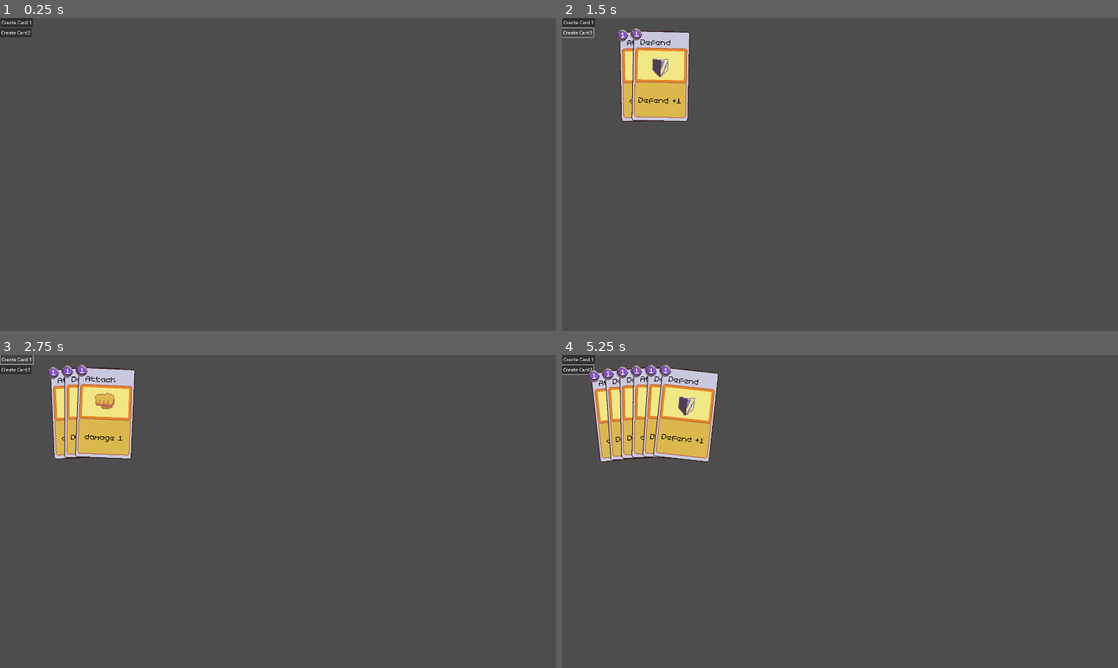
Above: before the commit, frames 1-4 (two rows, left to right).
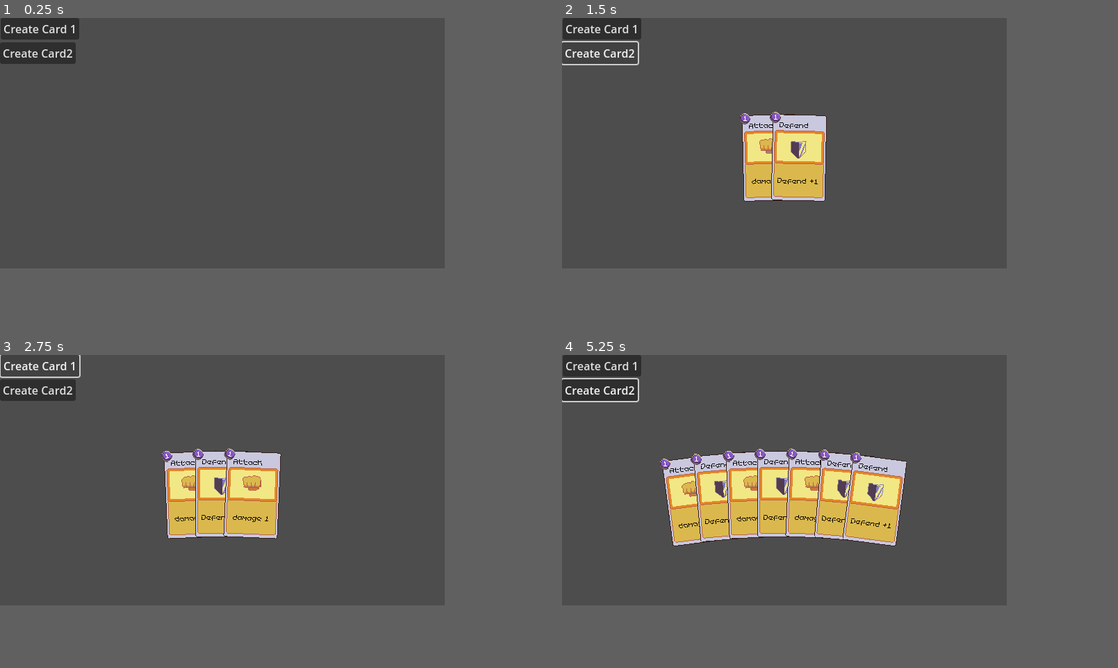
Above: after the commit, the same moments.

Repository: real-ezTheDev/rogue-like-deckbuilder-tutorial
Game: Godot game, scene res://scenes/deck_n_hand.tscn
Same seed, same stepped clock (60 frames per second), same inputs: the game is played once before the commit and once after it.
Inputs (mouse positions are in pixels of both pictures, inside the frame that each line leads up to):
- Up to frame 1 (0.25 s): no input
- Up to frame 2 (1.5 s): click "Create Card 1" at 0.5 s; click "Create Card2" at 1.25 s
- Up to frame 3 (2.75 s): click "Create Card 1" at 2 s
- Up to frame 4 (5.25 s): click "Create Card2" at 2.75 s; click "Create Card 1" at 3.5 s; click "Create Card2" at 4.25 s; tap Enter at 5 s; drag from (623, 414) to (895, 442) at 5.02 s
In our replay, the window is 800x450 before the commit and 640x360 after it. These sizes can differ from the game's own. Grey fills any space a smaller window leaves; there, only what the larger window draws over its background counts as a difference.

The runs differ from the first frame. In frame 1, 1.6% of the frame differs, in the area x 0-15%, y 0-15%; in frame 2, 8.4%; in frame 3, 11%; in frame 4, 18%, in the area x 0-62%, y 0-62%.

Commit message:
restore to ep1 resolution

Diff:
--- a/project.godot
+++ b/project.godot
@@ -17,8 +17,8 @@
 
 [display]
 
-window/size/viewport_width=1920
-window/size/viewport_height=1080
+window/size/viewport_width=640
+window/size/viewport_height=360
 window/size/mode=3
 window/stretch/mode="viewport"
 
--- a/scenes/cards/AttackCard.tscn
+++ b/scenes/cards/AttackCard.tscn
@@ -5,7 +5,6 @@
 [ext_resource type="Texture2D" uid="uid://ctljr3vkdpoiw" path="res://sprites/attack_card_image.png" id="2_bifgg"]
 
 [node name="AttackCard" type="Node2D"]
-scale = Vector2(2.5, 2.5)
 script = ExtResource("1_e8par")
 
 [node name="Card" parent="." node_paths=PackedStringArray("card_image") instance=ExtResource("1_hsl6c")]
--- a/scenes/cards/DefendCard.tscn
+++ b/scenes/cards/DefendCard.tscn
@@ -5,7 +5,6 @@
 [ext_resource type="Texture2D" uid="uid://d1ktcdtttm134" path="res://sprites/defend_card_image.png" id="2_afu8r"]
 
 [node name="DefendCard" type="Node2D"]
-scale = Vector2(2.5, 2.5)
 script = ExtResource("1_57rb8")
 
 [node name="Card" parent="." node_paths=PackedStringArray("card_image") instance=ExtResource("1_cm0x3")]
